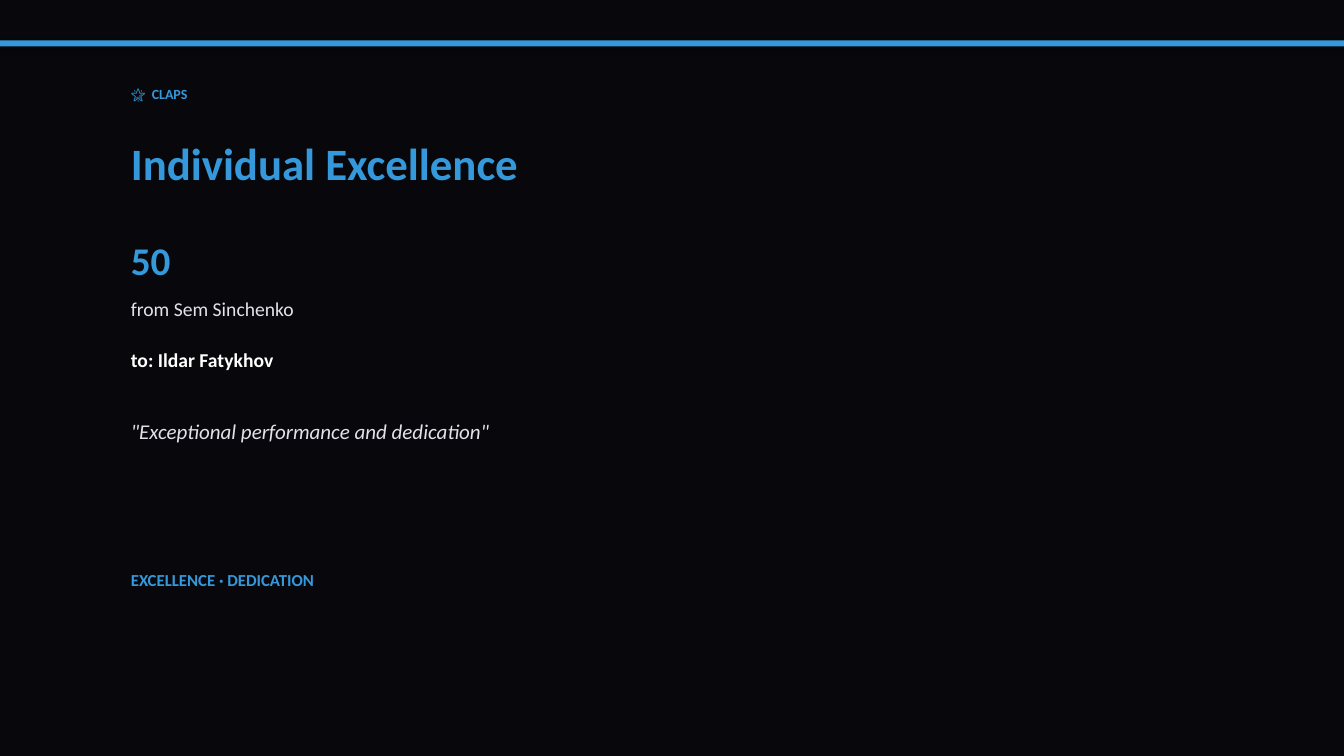
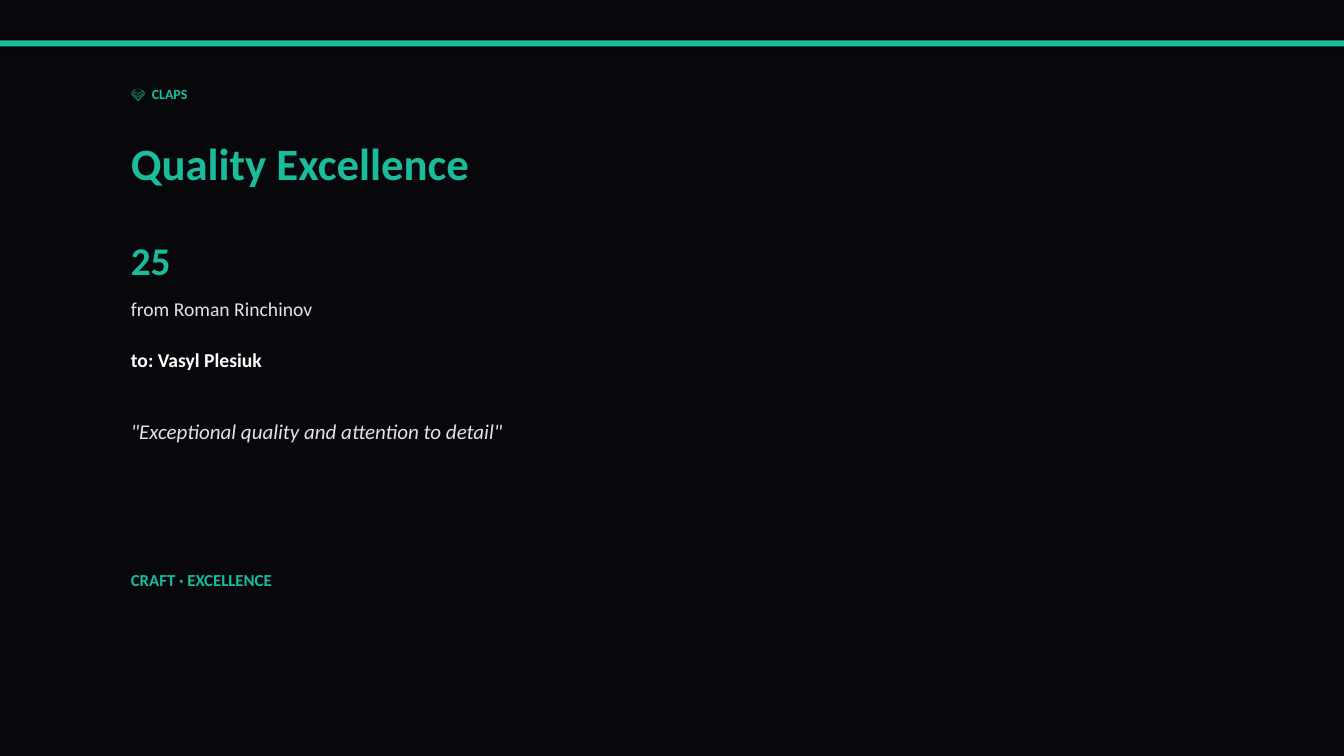
Before and after one commit to liliyagarifullina-maker/appodeal-pulse, a slide deck: slide 13 of data/archive/pulse_2026-03-12.pptx (slide 6 before the commit). Drawn at 1344x756 pixels with LibreOffice and Linux fonts; fonts in the diff are those of the drawing. Boxes give left, top, right and bottom in pixels: in the first picture for what was removed or moved away, otherwise in the second. Text is boxed around its words. In the diff, an @@ line names an element or a change of style, - is before the commit and + after.

```diff
--- a/data/archive/pulse_2026-03-12.pptx
+++ b/data/archive/pulse_2026-03-12.pptx
@@ rectangle at (0,40,1344,46): fill #3498DB to #1ABC9C @@
@@ text at (152,90,188,99): text changed; text colour #3498DB to #1ABC9C @@
-🌟 CLAPS
+💎 CLAPS
@@ text at (131,148,469,187): text changed; text colour #3498DB to #1ABC9C @@
-Individual Excellence
+Quality Excellence
@@ text at (131,249,171,275): text changed; text colour #3498DB to #1ABC9C @@
-50
+25
@@ text at (131,302,312,316): text changed @@
-from Sem Sinchenko
+from Roman Rinchinov
@@ text at (131,353,262,370): text changed @@
-to: Ildar Fatykhov
+to: Vasyl Plesiuk
@@ text at (131,424,502,443): text changed @@
-"Exceptional performance and dedication"
+"Exceptional quality and attention to detail"
@@ text at (131,575,271,586): text changed; text colour #3498DB to #1ABC9C @@
-EXCELLENCE · DEDICATION
+CRAFT · EXCELLENCE
```
Also in this commit, not shown: 14 other slides changed, 3 slides added, 3 slides removed, 2 other files.
